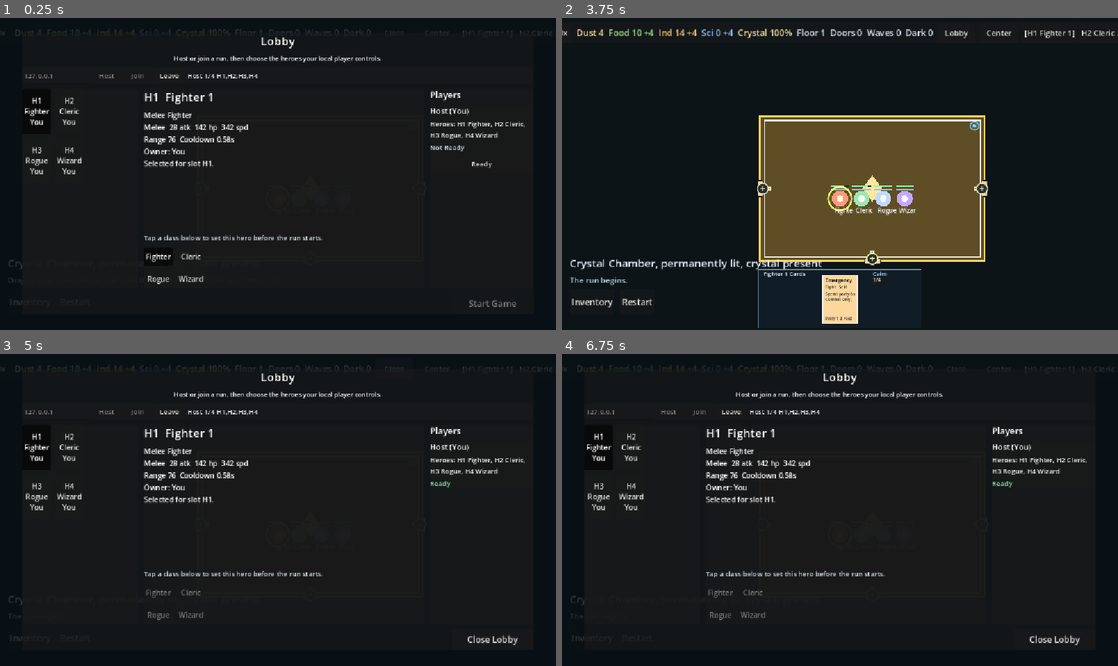
Above: before the commit, frames 1-4 (two rows, left to right).
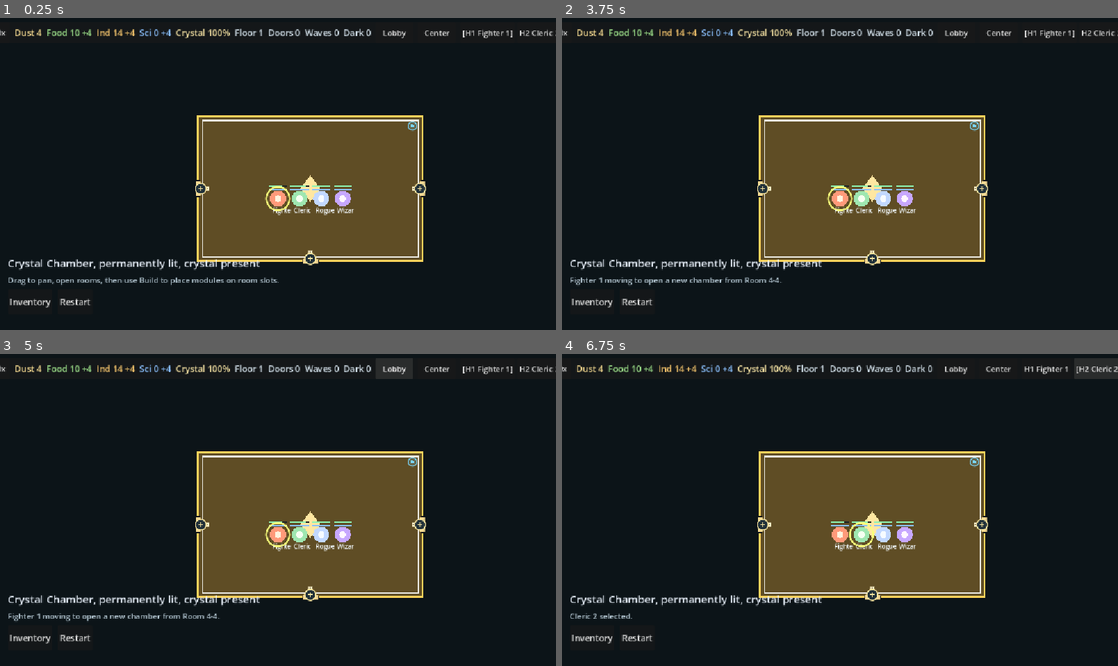
Above: after the commit, the same moments.

Repository: Voda88/water-deep-dungeons
Game: Godot game, scene res://scenes/main.tscn
Two runs of this game, one before a commit and one after it. Both use one fixed random seed, a clock stepped at 60 frames per second and the inputs below.
Inputs (mouse positions are in pixels of both pictures, inside the frame that each line leads up to):
- Up to frame 1 (0.25 s): no input
- Up to frame 2 (3.75 s): click "Restart" at 0.5 s; click "Restart" at 1.25 s; click "Restart" at 2 s; click (1045, 164) at 2.75 s, where only the run before the commit has a clickable "Ready"; click (1056, 305) at 3.5 s, where only the run before the commit has a clickable "Start Game"
- Up to frame 3 (5 s): click "Lobby" at 4.25 s
- Up to frame 4 (6.75 s): click "Center" at 5 s; click "[H1 Fighter 1]" at 5.75 s; click "H2 Cleric 2" at 6.5 s

The runs differ from the first frame. In frame 1, 24% of the frame differs, in the area x 0-100%, y 3-93%; in frame 2, 1.6%; in frame 3, 24%, in the area x 0-100%, y 1-94%; in frame 4, 24%.
Error after the commit: Parse Error: There is already a variable named "font" declared in this scope. (res://scripts/inventory_overlay.gd:750)

Commit message:
updates to inventory

Diff:
--- a/scripts/inventory_overlay.gd
+++ b/scripts/inventory_overlay.gd
@@ -552,11 +552,6 @@
 func rotate_button_rect() -> Rect2:
 	return control_local_rect(rotate_button_node)
 
-func toggle_button_rect() -> Rect2:
-	if toggle_button_node == null:
-		return Rect2()
-	return control_local_rect(toggle_button_node)
-
 func ground_item_dock_rect() -> Rect2:
 	return control_local_rect(loot_guide)
 
@@ -740,10 +735,7 @@
 	var line_height: float = 15.0
 	var max_lines: int = maxi(1, int(floor((description_rect.size.y - 82.0) / line_height)))
 	for line_index in range(mini(item_lines.size(), max_lines)):
-		var line_color: Color = Color("d4eaf4")
-		if item_lines[line_index].begins_with("Inactive"):
-			line_color = Color("ffb6a8")
-		draw_string(font, Vector2(description_rect.position.x + 14.0, line_y), item_lines[line_index], HORIZONTAL_ALIGNMENT_LEFT, description_rect.size.x - 24.0, 14, line_color)
+		draw_string(font, Vector2(description_rect.position.x + 14.0, line_y), item_lines[line_index], HORIZONTAL_ALIGNMENT_LEFT, description_rect.size.x - 24.0, 14, Color("d4eaf4"))
 		line_y += line_height
 
 func draw_rotate_button() -> void:
@@ -754,18 +746,6 @@
 	var font: Font = ThemeDB.fallback_font
 	draw_string(font, rotate_rect.position + Vector2(5.0, 18.0), "Rotate", HORIZONTAL_ALIGNMENT_LEFT, rotate_rect.size.x - 8.0, 11, Color("eef8ff"))
 	draw_string(font, rotate_rect.position + Vector2(5.0, 33.0), "Hover", HORIZONTAL_ALIGNMENT_LEFT, rotate_rect.size.x - 8.0, 10, Color("d0e6ef"))
-
-func draw_toggle_button() -> void:
-	var toggle_rect: Rect2 = toggle_button_rect()
-	var toggle_index: int = touched_inventory_item_index()
-	var has_item: bool = toggle_index >= 0
-	var enabled: bool = has_item and not bool(items[toggle_index].get("disabled", false))
-	var fill: Color = Color("3c6a4a") if enabled else Color("3b3230")
-	if toggle_hover_latched:
-		fill = fill.lightened(0.14)
-	if not has_item:
-		fill = Color("23353d")
-	draw_rect(toggle_rect, fill, true)
 	draw_rect(toggle_rect, Color("98c2d0"), false, 2.0)
 	var font: Font = ThemeDB.fallback_font
 	var title: String = "Disable" if enabled else "Enable"
